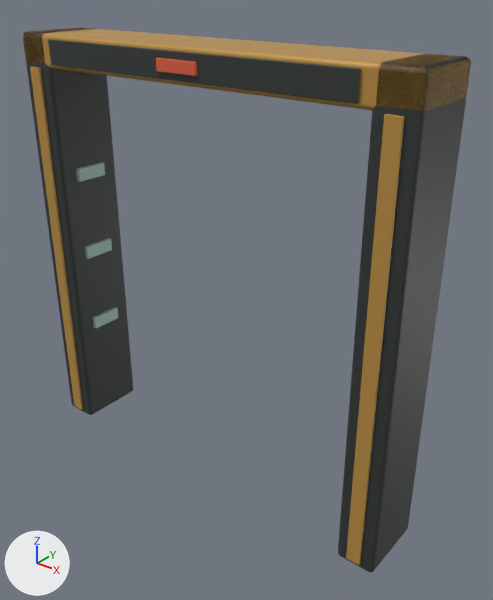
One commit to the glTF model public/assets/station-kit/models/security-arch-broken.glb: the scene before it, then after it.
Both versions are drawn from a 50 mm camera at (2.31, -2.61, 2.82) aimed at (0.17, 0.06, 1.16). Every picture has the same lights, and +X, +Y and +Z are marked at lower left. The picture after the commit comes second. Where no turn or scale is listed for an object, it has been applied to the vertices.

The first picture shows 'scanner_header', 'scanner_header_insert', 'scanner_post', 'scanner_post.001', 'scanner_stripe', 'scanner_stripe.001' and 4 more.
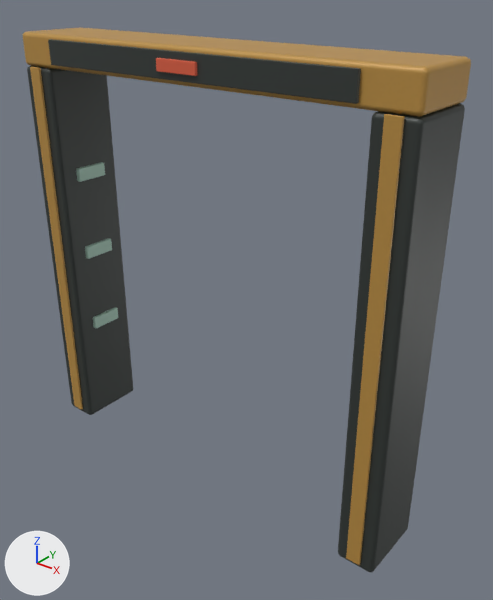
Changed parts and their boxes [x1, y1, x2, y2] in the pictures (493 x 600 px; the box of a moved part takes in the faces that stretch with it):
'scanner_post.001', rescaled (9% shorter)
    before: [338, 54, 471, 572]
    after: [338, 103, 465, 572]
'scanner_post', rescaled (10% shorter)
    before: [23, 28, 133, 415]
    after: [27, 66, 133, 415]
part 1 of me_scanner_post, moved or reshaped
    before: [23, 28, 471, 125]
    after: [27, 66, 465, 125]

The change, as a list of edits to the scene's bpy script:
```text
Change me_scanner_post:
    used by ob_scanner_post; parent = ob_security_arch; location = (-1.11, 0.0, 1.25)
    remove me_scanner_post.from_pydata(...)  # 56 vertices, 108 faces; spans x -0.11..0.11, y -0.21..0.21, z -1.25..1.25
    add me_scanner_post.from_pydata(...)  # 56 vertices, 108 faces; spans x -0.11..0.11, y -0.21..0.21, z -1.16..1.16
    me_scanner_post part 1: the whole mesh is scaled about its middle by (1, 1, 0.927)
Change ob_scanner_post:
    ob_scanner_post.location: (-1.11, 0.0, 1.25) -> (-1.11, 0.0, 1.16)
Change ob_scanner_post_001:
    ob_scanner_post_001.location: (1.11, 0.0, 1.25) -> (1.11, 0.0, 1.16)
```
